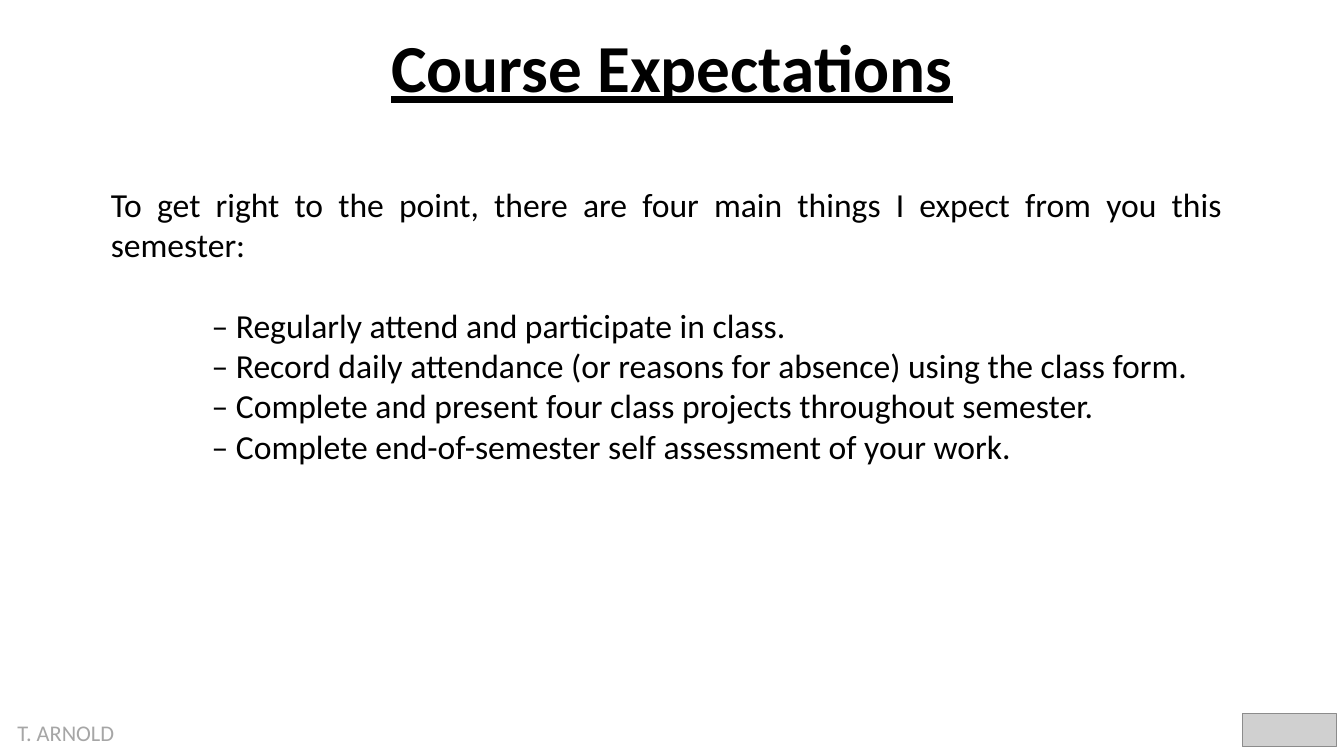
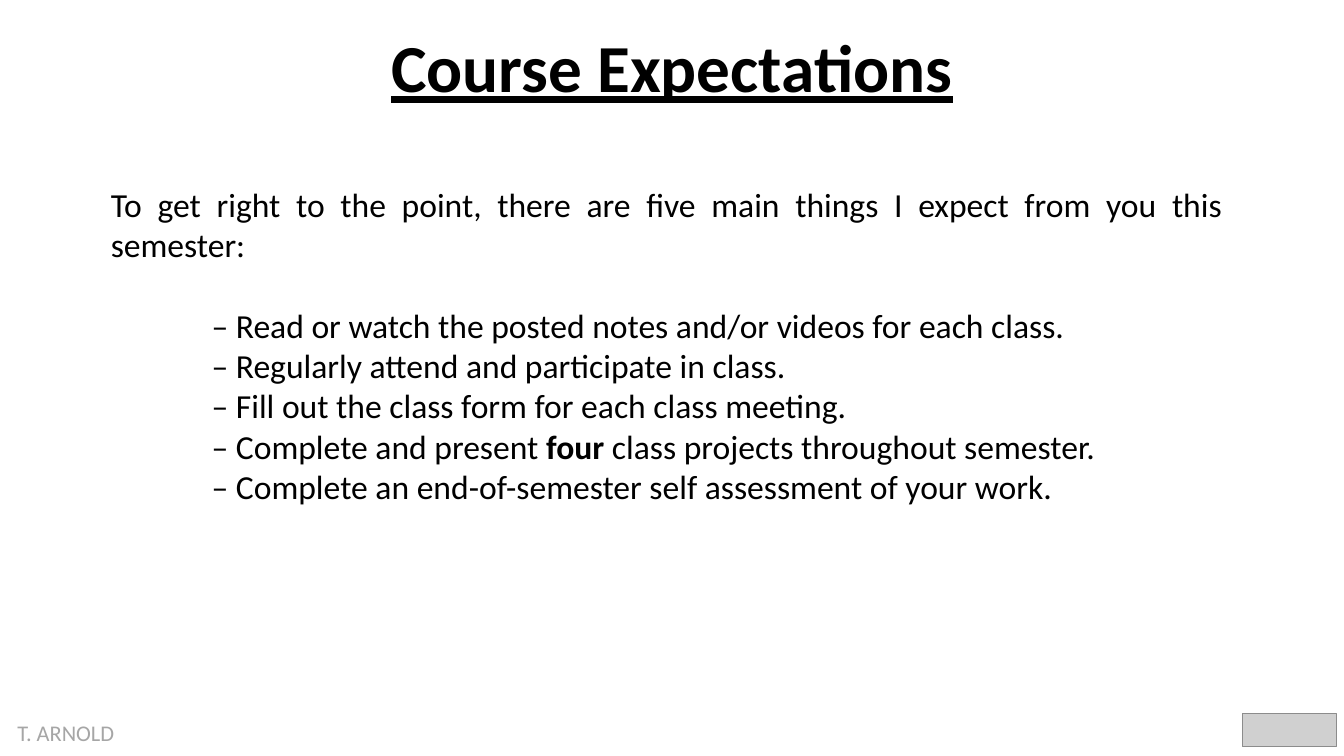
Before and after one commit to statsmaths/dsst389-s23, a slide deck: slide 4 of pslides/00_intro.pptx. Drawn at 1344x756 pixels with LibreOffice and Linux fonts; fonts in the diff are those of the drawing; grey boxes stand for pictures. Boxes give left, top, right and bottom in pixels: in the first picture for what was removed or moved away, otherwise in the second. Text is boxed around its words. In the diff, an @@ line names an element or a change of style, - is before the commit and + after.

```diff
--- a/pslides/00_intro.pptx
+++ b/pslides/00_intro.pptx
@@ text at [111, 193, 1222, 344]: text changed @@
-To get right to the point, there are four main things I expect from you this semester:
+To get right to the point, there are five main things I expect from you this semester:
+– Read or watch the posted notes and/or videos for each class.
@@ text at [236, 394, 846, 424]: text changed @@
-– Record daily attendance (or reasons for absence) using the class form.
+– Fill out the class form for each class meeting.
@@ text at [236, 435, 1095, 465]: bold on in "four" @@
@@ text at [236, 475, 1052, 505]: text changed @@
-– Complete end-of-semester self assessment of your work.
+– Complete an end-of-semester self assessment of your work.
```
Also in this commit, not shown: 2 other slides changed, 4 slides removed, 3 other files.
